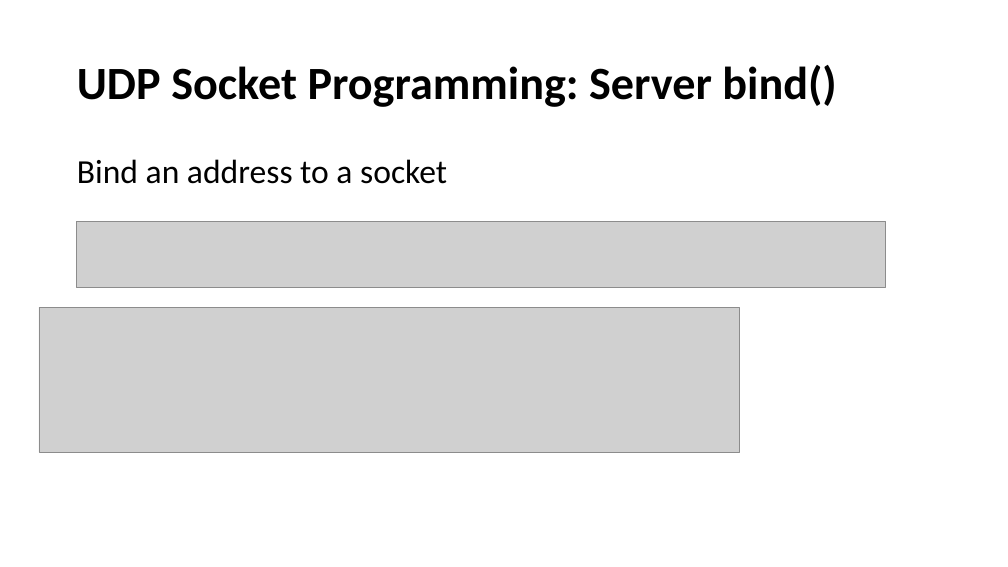
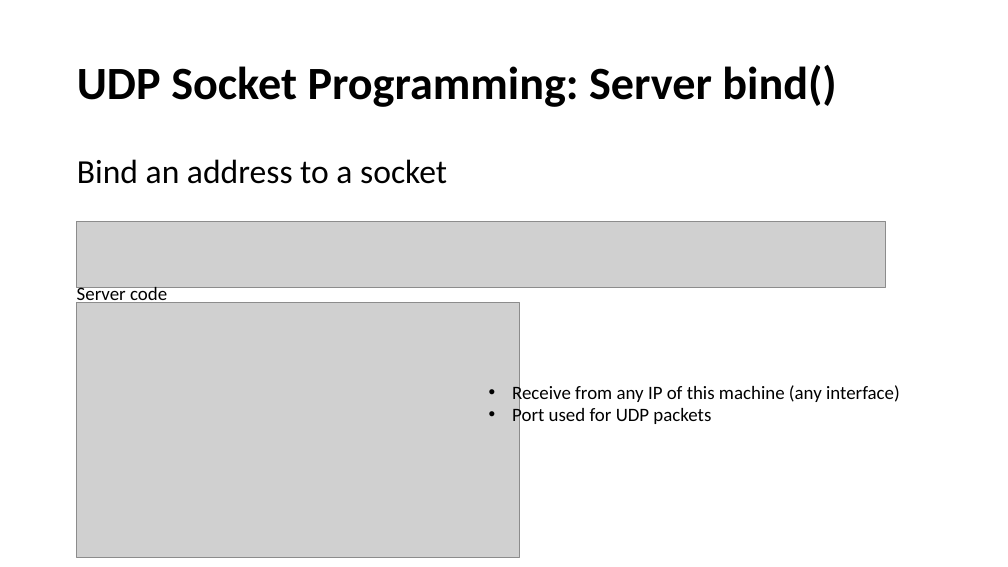
Before and after one commit to henryhxu/CSCI4430-ESTR4120, a slide deck: slide 10 of tutorial/T08/tut08.pptx. Drawn at 1008x567 pixels with LibreOffice and Linux fonts; fonts in the diff are those of the drawing; grey boxes stand for pictures. Boxes give left, top, right and bottom in pixels: in the first picture for what was removed or moved away, otherwise in the second. Text is boxed around its words. In the diff, an @@ line names an element or a change of style, - is before the commit and + after.

Commit message:
minor on t08

```diff
--- a/tutorial/T08/tut08.pptx
+++ b/tutorial/T08/tut08.pptx
@@ text added at (77, 287, 167, 303), 18 pt, text #000000 @@
+Server code
@@ picture removed at (39, 307, 740, 452) @@
@@ picture added at (76, 302, 519, 557) @@
@@ text added at (512, 383, 900, 427), 18 pt, text #000000 @@
+• Receive from any IP of this machine (any interface)
+• Port used for UDP packets
```
Also in this commit, not shown: 3 other slides changed.
